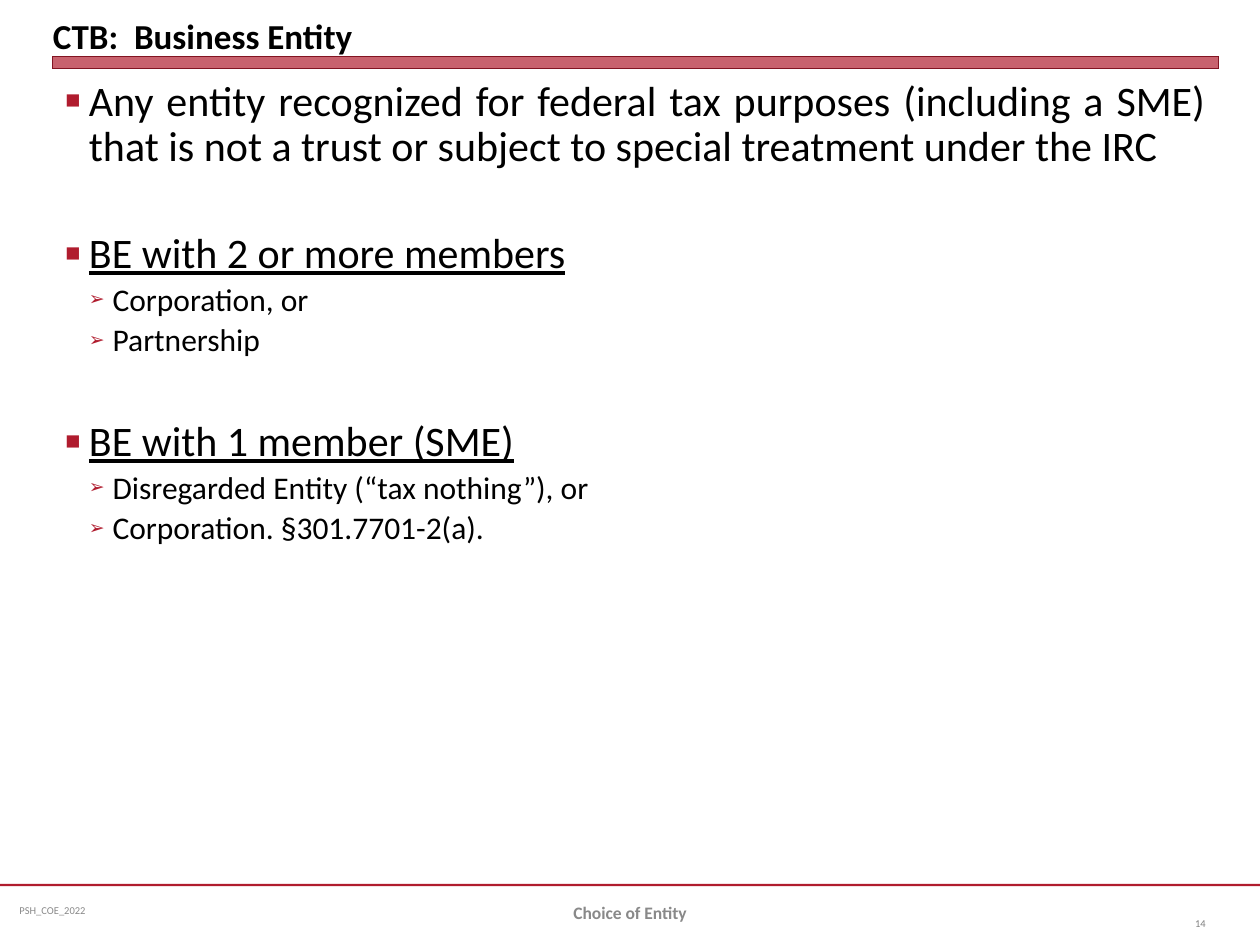
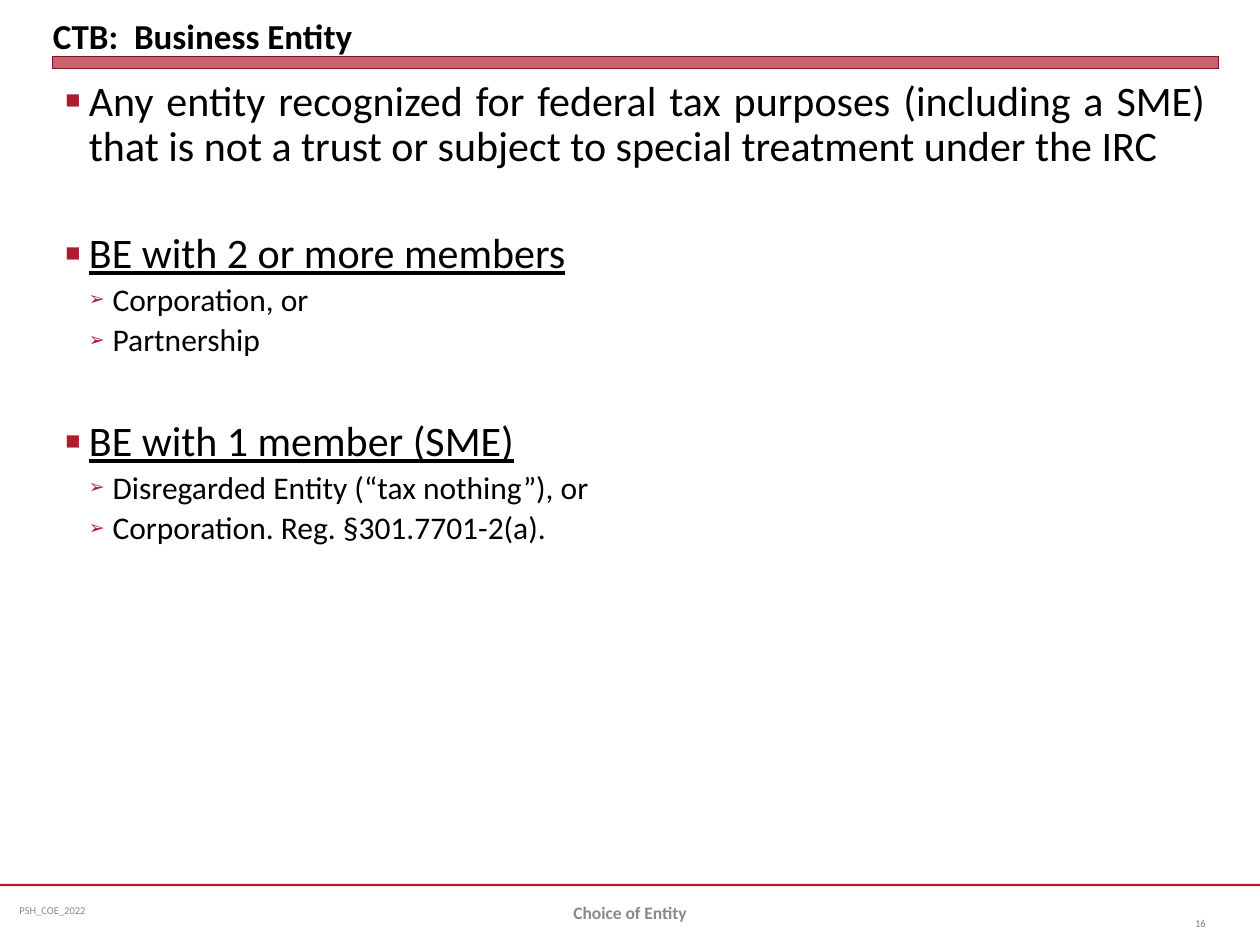
Before and after one commit to jmc877/Partnership-Tax, a slide deck: slide 16 of slides/PSH_COEntity_2022.pptx (slide 14 before the commit). Drawn at 1260x945 pixels with LibreOffice and Linux fonts; fonts in the diff are those of the drawing. Boxes give left, top, right and bottom in pixels: in the first picture for what was removed or moved away, otherwise in the second. Text is boxed around its words. In the diff, an @@ line names an element or a change of style, - is before the commit and + after.

```diff
--- a/slides/PSH_COEntity_2022.pptx
+++ b/slides/PSH_COEntity_2022.pptx
@@ text at (113, 516, 546, 545): text changed @@
-  ➢ Corporation. §301.7701-2(a).
+  ➢ Corporation. Reg. §301.7701-2(a).
@@ page number at (1195, 920, 1206, 927): text changed @@
-14
+16
```
Also in this commit, not shown: 5 other slides changed, 2 slides added, 3 other files.
